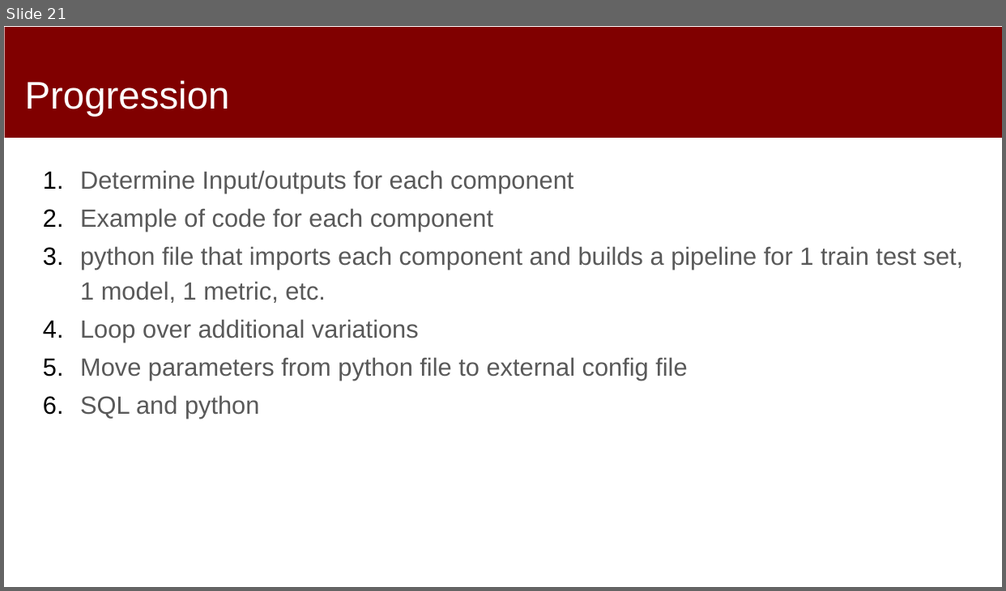
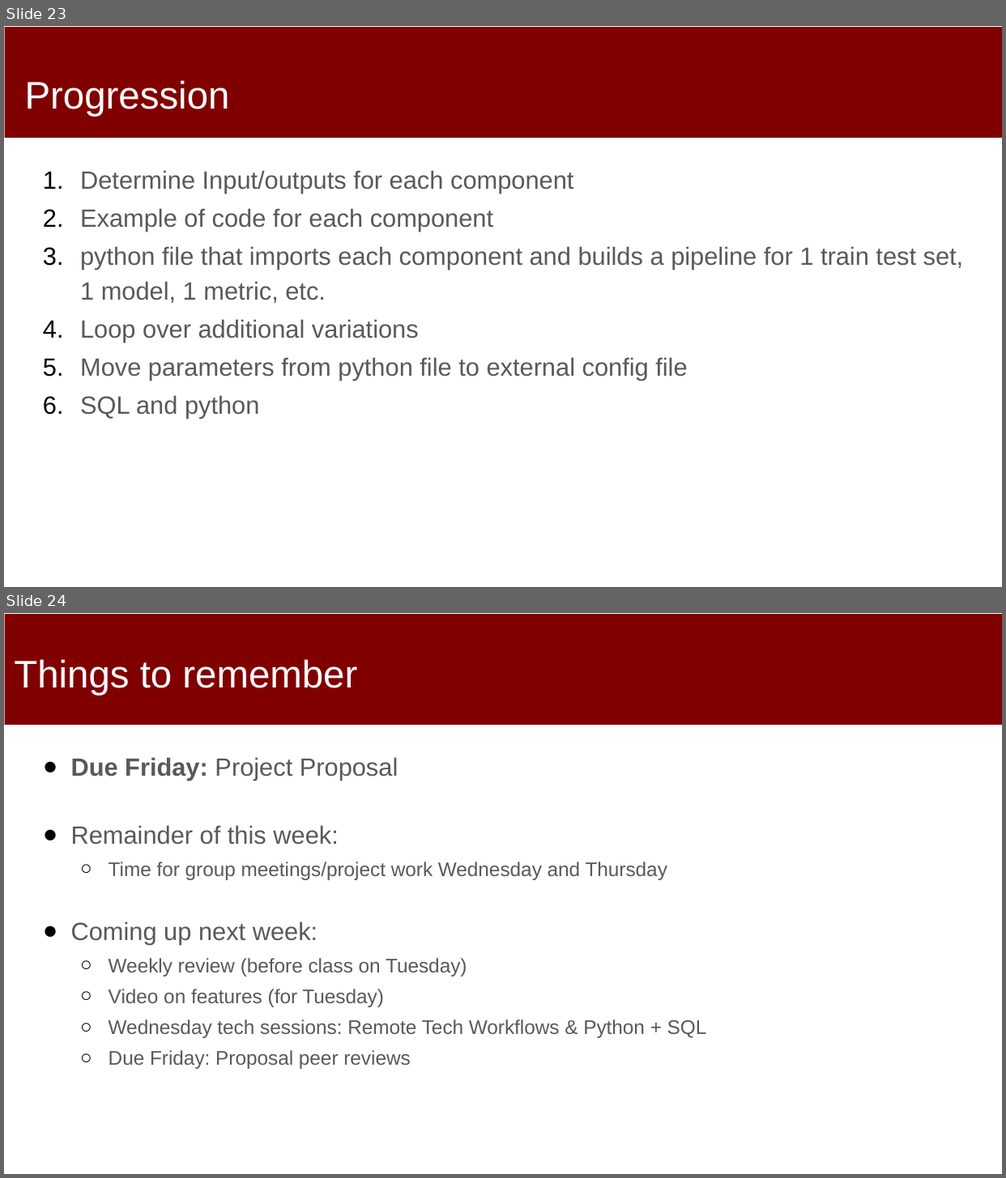
Before and after one commit to dssg/mlforpublicpolicylab, a slide deck: 04 - Machine Learning Pipelines/Machine-Learning-Pipelines.pptx. Shown one above the other, each under a label of ours: slide 21 before the commit, slides 23 and 24 after it. The pictures are 1006x591 and 1006x1178 pixels, drawn with LibreOffice and Linux fonts; fonts in the diff are those of the drawing. Boxes give left, top, right and bottom in pixels: in the first picture for what was removed or moved away, otherwise in the second. Text is boxed around its words. In the diff, an @@ line names an element or a change of style, - is before the commit and + after.

```diff
--- a/04 - Machine Learning Pipelines/Machine-Learning-Pipelines.pptx
+++ b/04 - Machine Learning Pipelines/Machine-Learning-Pipelines.pptx
@@ slide 24 added at <box>4,613,1002,1174</box>, background #FFFFFF; not listed: 1 template element that a slide beside it also shows @@
@@ title added at <box>14,659,357,696</box>, 37 pt, text #FFFFFF @@
+Things to remember
@@ text added at <box>71,757,707,1069</box>, 19 pt, text #595959 @@
+● Due Friday: Project Proposal
+● Remainder of this week:
+  ○ Time for group meetings/project work Wednesday and Thursday
+● Coming up next week:
+  ○ Weekly review (before class on Tuesday)
+  ○ Video on features (for Tuesday)
+  ○ Wednesday tech sessions: Remote Tech Workflows & Python + SQL
+  ○ Due Friday: Proposal peer reviews
@@ what was slide 21 is now slide 23 @@
```
Also in this commit, not shown: 2 other slides added.
